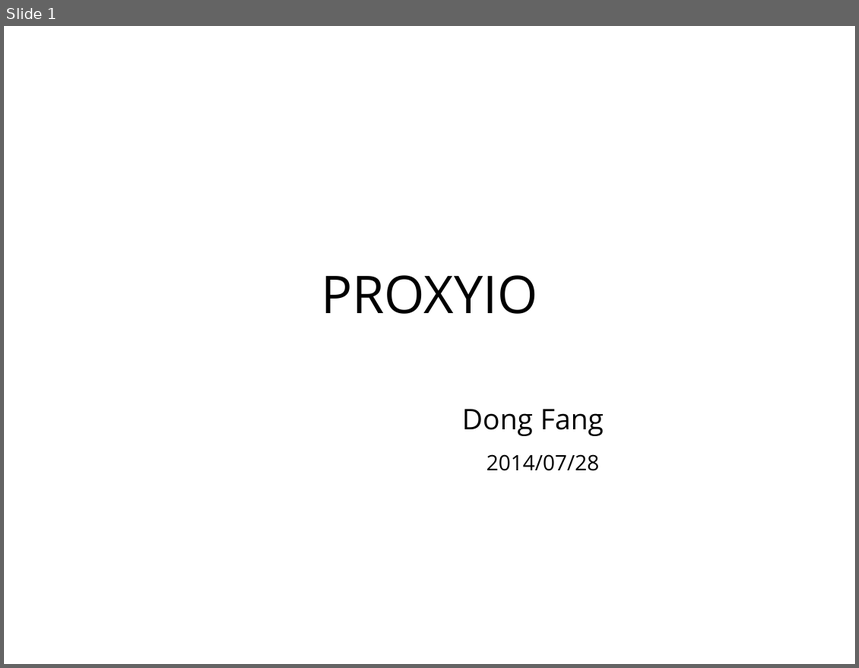
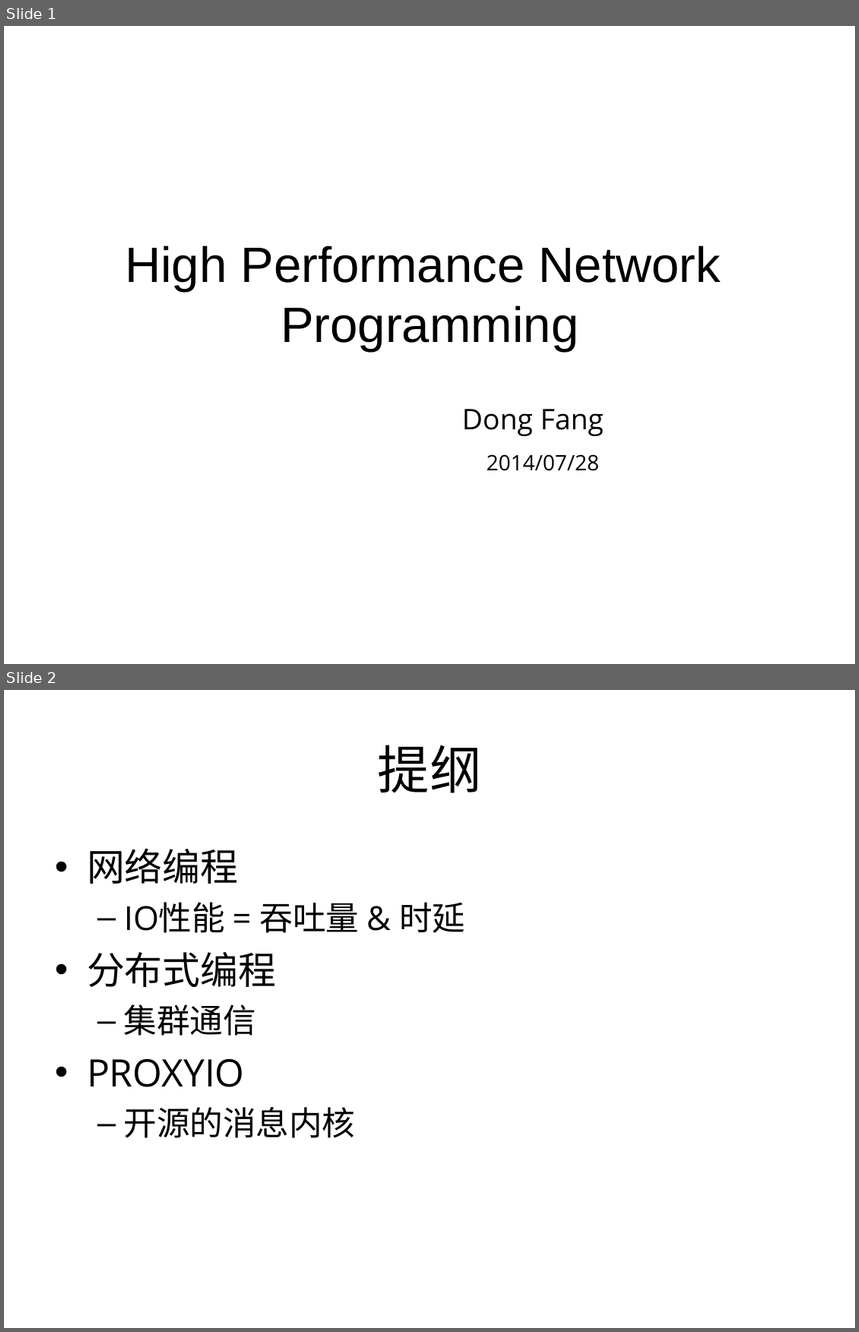
Before and after one commit to proxyio/xio, a slide deck: docs/PROXYIO.ppt. Shown one above the other, each under a label of ours: slide 1 before the commit, slides 1 and 2 after it. The pictures are 859x668 and 859x1332 pixels, drawn with LibreOffice and Linux fonts; fonts in the diff are those of the drawing. Boxes give left, top, right and bottom in pixels: in the first picture for what was removed or moved away, otherwise in the second. Text is boxed around its words. In the diff, an @@ line names an element or a change of style, - is before the commit and + after.

```diff
--- a/docs/PROXYIO.ppt
+++ b/docs/PROXYIO.ppt
@@ slide 2 added at [4,690,855,1328], background #FFFFFF @@
@@ title added at [378,745,482,793], 44 pt, text #000000 @@
+提纲
@@ text added at [87,848,465,1138], 28 pt, text #000000 @@
+• 网络编程
+  – IO性能 = 吞吐量 & 时延
+• 分布式编程
+  – 集群通信
+• PROXYIO
+  – 开源的消息内核
@@ slide 1 changed as well @@
@@ title at [125,246,721,351]: text changed; size 44 to 42 pt; font Open Sans to Arial @@
-PROXYIO
+High Performance Network
+Programming
```
Also in this commit, not shown: 3 other slides changed, 9 other slides added, 11 slides removed.
